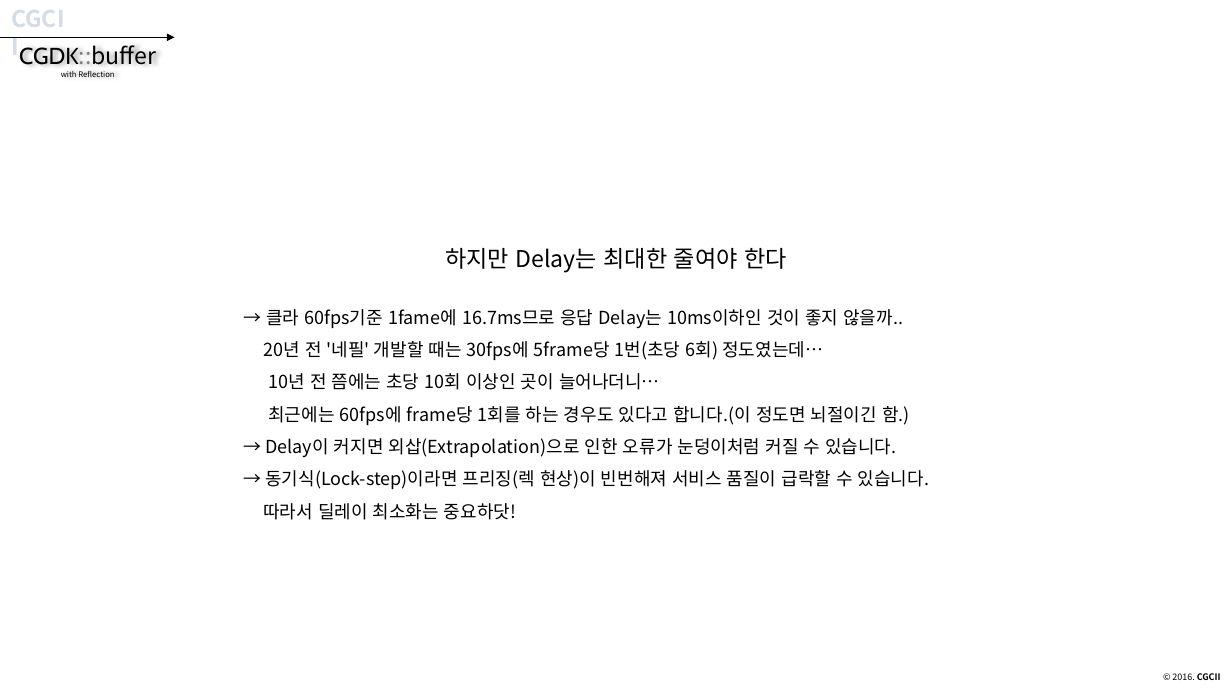
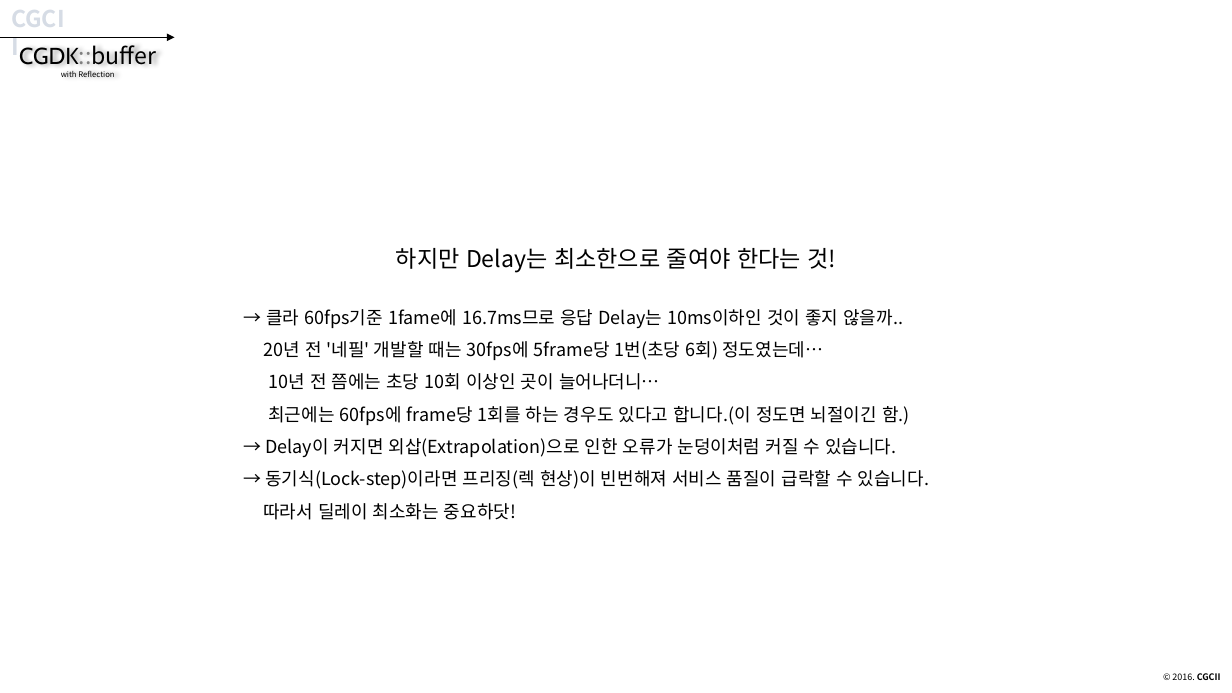
Before and after one commit to CGLabs/CGDK.buffer, a slide deck: slide 13 of C++/document/intruduce_CGDK.buffer.pptx. Drawn at 1232x693 pixels with LibreOffice and Linux fonts; fonts in the diff are those of the drawing. Boxes give left, top, right and bottom in pixels: in the first picture for what was removed or moved away, otherwise in the second. Text is boxed around its words. In the diff, an @@ line names an element or a change of style, - is before the commit and + after.

```diff
--- a/C++/document/intruduce_CGDK.buffer.pptx
+++ b/C++/document/intruduce_CGDK.buffer.pptx
@@ text at bbox=[396, 248, 836, 273]: text changed @@
-하지만 Delay는 최대한 줄여야 한다
+하지만 Delay는 최소한으로 줄여야 한다는 것!
```
Also in this commit, not shown: 1 other slide changed.
